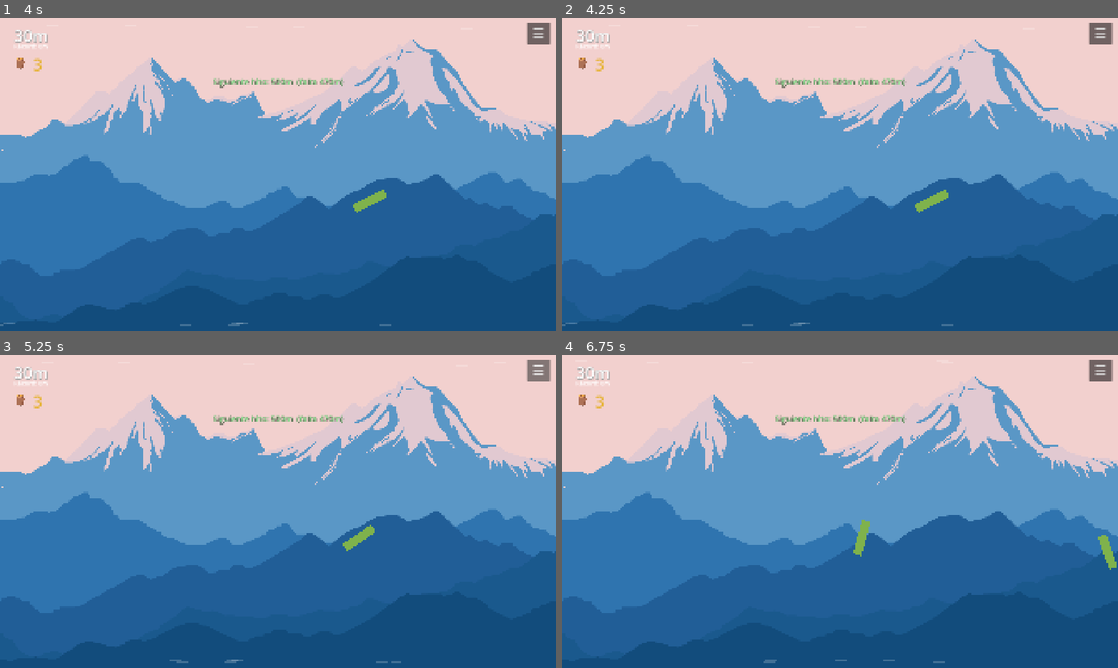
Above: before the commit, frames 1-4 (two rows, left to right).
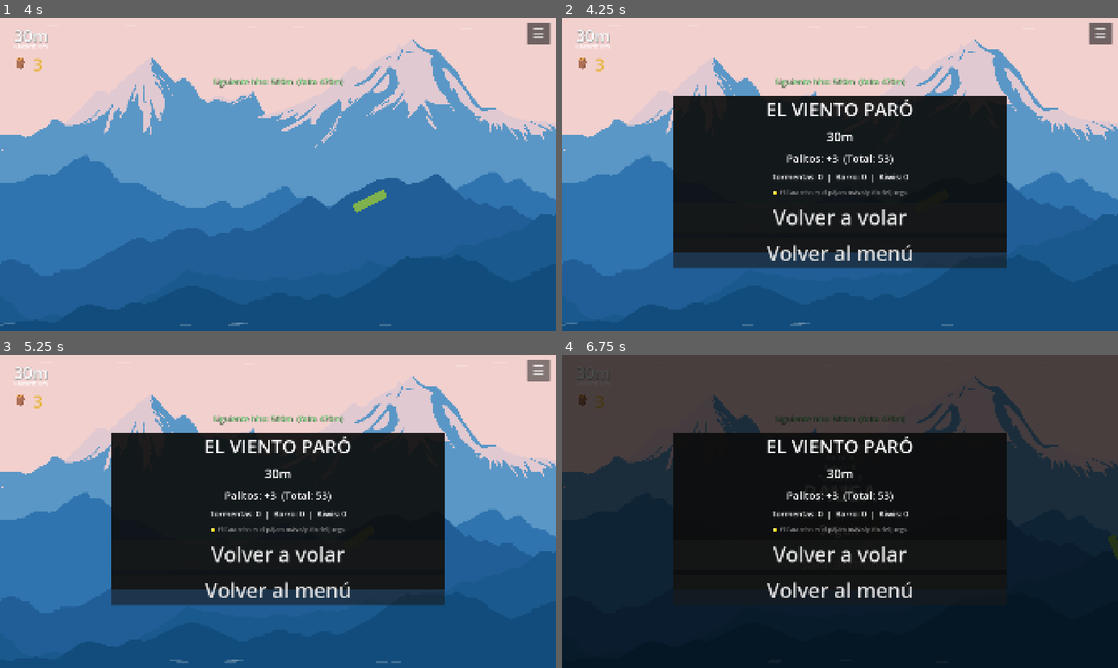
Above: after the commit, the same moments.

Repository: TomasMoreno21/El-Norte
Game: Godot game, scene res://scenes/menu/menu.tscn
Same seed, same stepped clock (60 frames per second), same inputs: the game is played once before the commit and once after it.
Inputs (mouse positions are in pixels of both pictures, inside the frame that each line leads up to):
- Up to frame 1 (4 s): click (283, 218) at 0.5 s; tap Enter at 1.25 s; move the mouse to (400, 158) at 1.27 s; hold D 1.28-2.03 s; tap Tab at 1.35 s; click (400, 158) at 1.42 s; tap Space at 1.52, 1.82, 2.27, 2.57, 3.77 s; move the mouse to (166, 190) at 2.02 s; hold S 2.03-2.78 s; tap Q at 2.1 s; move the mouse to (333, 105) at 2.77 s; hold D 2.78-3.53 s; tap E at 2.85 s; move the mouse to (250, 237) at 3.52 s; hold W from 3.53 s (still down); tap Z at 3.6 s; click (250, 237) at 3.67 s
- Up to frame 2 (4.25 s): keep holding W; tap Space at 4.07 s
- Up to frame 3 (5.25 s): move the mouse to (444, 558) at 4.27 s; release W at 4.28 s; hold A 4.28-5 s; tap X at 4.35 s; tap Space at 4.52, 4.82 s; click "☰" at 5 s
- Up to frame 4 (6.75 s): move the mouse to (673, 464) at 5.77 s; hold A 5.78-6.5 s; tap R at 5.85 s; tap Space at 6.02, 6.32 s; click "Seguir" at 6.5 s

Frame 1 is identical in both runs. In frame 2, 33% of the frame differs, in the area x 20-80%, y 24-80%; in frame 3, 33%; in frame 4, 100%, in the area x 0-100%, y 0-100%.
Error before the commit: Parse Error: Cannot infer the type of "tip" variable because the value doesn't have a set type. (res://scenes/death_screen/death_screen.gd:45)

Commit message:
fix: tip variable type explicit en death_screen.gd

Diff:
--- a/scenes/death_screen/death_screen.gd
+++ b/scenes/death_screen/death_screen.gd
@@ -42,7 +42,7 @@
 		$ColorRect/VBoxContainer/BonusLabel.text = bonus_text.strip_edges()
 		$ColorRect/VBoxContainer/BonusLabel.visible = true
 
-	var tip := TIPS[randi() % TIPS.size()]
+	var tip: String = TIPS[randi() % TIPS.size()]
 	$ColorRect/VBoxContainer/TipLabel.text = "💡 " + tip
 
 	visible = true
